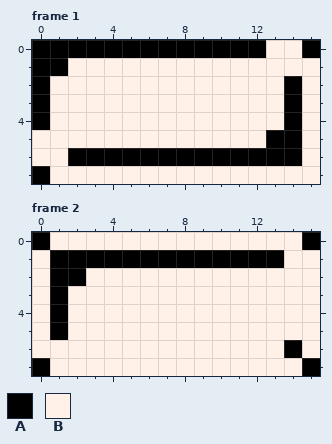
One commit to this pixel-art file: res/gfx/brick.ase. Above: the version before the commit.
16x8 pixels, 2 frames. Shown: frame 1, frame 2.
Visible layers, top first: "Layer 1", "Background".
Palette (. is transparent): A #000000  B #fff1e8
Pixels before, frame 1, first column x 0:
0 AAAAAAAAAAAAABBA
1 AABBBBBBBBBBBBBB
2 ABBBBBBBBBBBBBAB
3 ABBBBBBBBBBBBBAB
4 ABBBBBBBBBBBBBAB
5 BBBBBBBBBBBBBAAB
6 BBAAAAAAAAAAAAAB
7 ABBBBBBBBBBBBBBB
Pixels before, frame 2, first column x 0:
0 ABBBBBBBBBBBBBBA
1 BAAAAAAAAAAAAABB
2 BAABBBBBBBBBBBBB
3 BABBBBBBBBBBBBBB
4 BABBBBBBBBBBBBBB
5 BABBBBBBBBBBBBBB
6 BBBBBBBBBBBBBBAB
7 ABBBBBBBBBBBBBBA
The result:
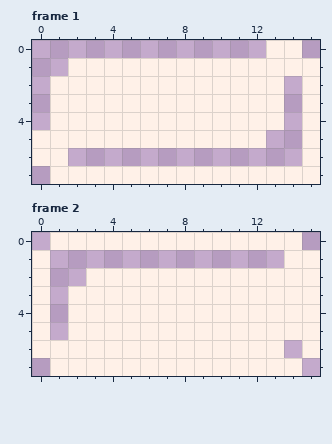
Changes in this commit:
layer "Background" now hidden
Changed rows in their new state; - is an unchanged pixel.
Frame 1:
first column x 0:
0 .............--.
1 ..--------------
2 .-------------.-
3 .-------------.-
4 .-------------.-
5 -------------..-
6 --.............-
7 .---------------
Frame 2:
first column x 0:
0 .--------------.
1 -.............--
2 -..-------------
3 -.--------------
4 -.--------------
5 -.--------------
6 --------------.-
7 .--------------.
Changed places in both pictures, as pixel boxes (x1, y1, x2, y2):
erased: (32, 40, 320, 184)
erased: (32, 232, 320, 376)
